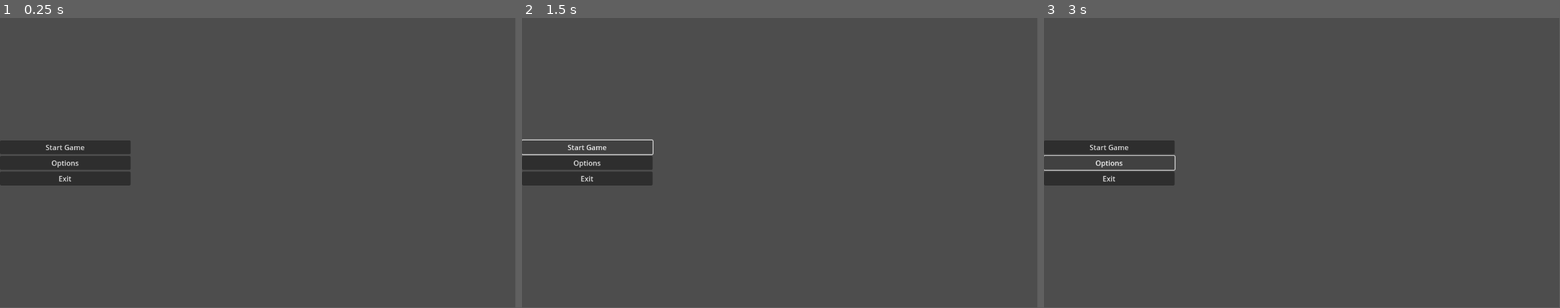
Above: before the commit, frames 1-3 (left to right).
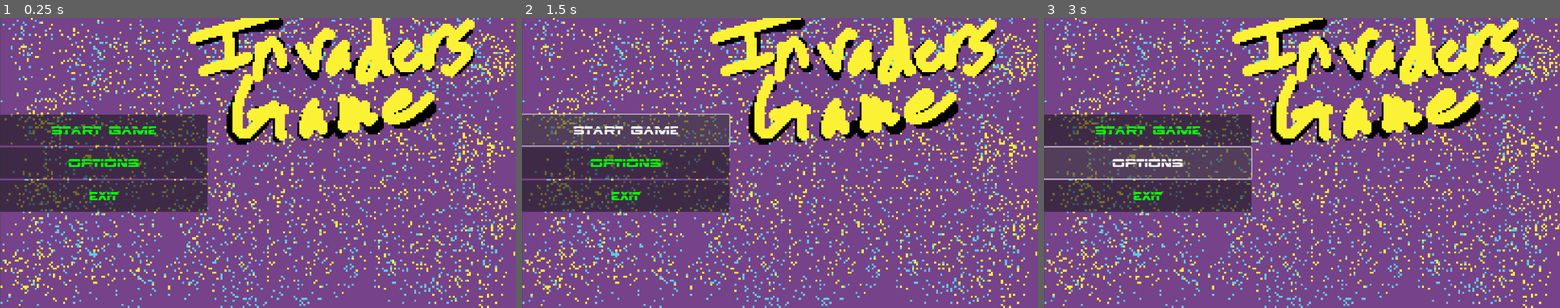
Above: after the commit, the same moments.

Repository: cdgarcia420/Invaders_Game
Game: Godot game, scene res://Views/Main_Menu.tscn
The game is run twice, just before and just after one commit, with the same random seed, the same clock (stepped at 60 frames per second) and the same inputs. The project has no main scene, so this scene is started directly.
Inputs:
- Up to frame 1 (0.25 s): no input
- Up to frame 2 (1.5 s): click "Start Game" at 0.5 s; click "Start Game" at 1.25 s
- Up to frame 3 (3 s): click "Start Game" at 2 s; click "Options" at 2.75 s
The window is 799x449 before the commit and 800x450 after it. Grey fills any space a smaller window leaves; there, only what the larger window draws over its background counts as a difference.

The runs differ from the first frame. In frame 1, 99% of the frame differs, in the area x 0-100%, y 0-100%; in frame 2, 96%; in frame 3, 98%.

Commit message:
Prettying up the Title Screen

Diff:
--- a/Views/Main_Menu.tscn
+++ b/Views/Main_Menu.tscn
@@ -1,4 +1,7 @@
-[gd_scene format=3 uid="uid://dhmp42l8f12ae"]
+[gd_scene load_steps=3 format=3 uid="uid://dhmp42l8f12ae"]
+
+[ext_resource type="Texture2D" uid="uid://dcvjtvorm450k" path="res://Assets/Title-Screen.png" id="1_c84f7"]
+[ext_resource type="FontFile" uid="uid://dyj538psmdc75" path="res://Assets/borg9.ttf" id="2_4we4d"]
 
 [node name="Control" type="Control"]
 layout_mode = 3
@@ -8,24 +11,43 @@
 grow_horizontal = 2
 grow_vertical = 2
 
+[node name="Sprite2D" type="Sprite2D" parent="."]
+texture_filter = 1
+position = Vector2(577.889, 323.5)
+scale = Vector2(4.50694, 4.50694)
+texture = ExtResource("1_c84f7")
+
 [node name="VBoxContainer" type="VBoxContainer" parent="."]
 layout_mode = 1
 anchors_preset = 4
 anchor_top = 0.5
 anchor_bottom = 0.5
-offset_top = -50.0
-offset_right = 292.0
-offset_bottom = 51.0
+offset_top = -108.5
+offset_right = 463.0
+offset_bottom = 108.5
 grow_vertical = 2
+alignment = 1
 
 [node name="Button" type="Button" parent="VBoxContainer"]
 layout_mode = 2
+size_flags_vertical = 3
+theme_override_colors/font_color = Color(0, 1, 0, 1)
+theme_override_fonts/font = ExtResource("2_4we4d")
+theme_override_font_sizes/font_size = 32
 text = "Start Game"
 
 [node name="Button2" type="Button" parent="VBoxContainer"]
 layout_mode = 2
+size_flags_vertical = 3
+theme_override_colors/font_color = Color(0, 1, 0, 1)
+theme_override_fonts/font = ExtResource("2_4we4d")
+theme_override_font_sizes/font_size = 32
 text = "Options"
 
 [node name="Button3" type="Button" parent="VBoxContainer"]
 layout_mode = 2
+size_flags_vertical = 3
+theme_override_colors/font_color = Color(0, 1, 0, 1)
+theme_override_fonts/font = ExtResource("2_4we4d")
+theme_override_font_sizes/font_size = 32
 text = "Exit"
--- a/project.godot
+++ b/project.godot
@@ -14,6 +14,10 @@
 config/features=PackedStringArray("4.0", "Mobile")
 config/icon="res://icon.svg"
 
+[display]
+
+window/stretch/mode="viewport"
+
 [rendering]
 
 renderer/rendering_method="mobile"
Not shown, added: Assets/Bullet.png.import
Not shown, added: Assets/Bullet_bad.png.import
Not shown, added: Assets/Carl1.png.import
Not shown, added: Assets/Carl2.png.import
Binary file added: Assets/Player.png
Not shown, added: Assets/Player.png.import
Binary file added: Assets/Title-Screen.png
Not shown, added: Assets/Title-Screen.png.import
Binary file added: Assets/borg9.ttf
Not shown, added: Assets/borg9.ttf.import
